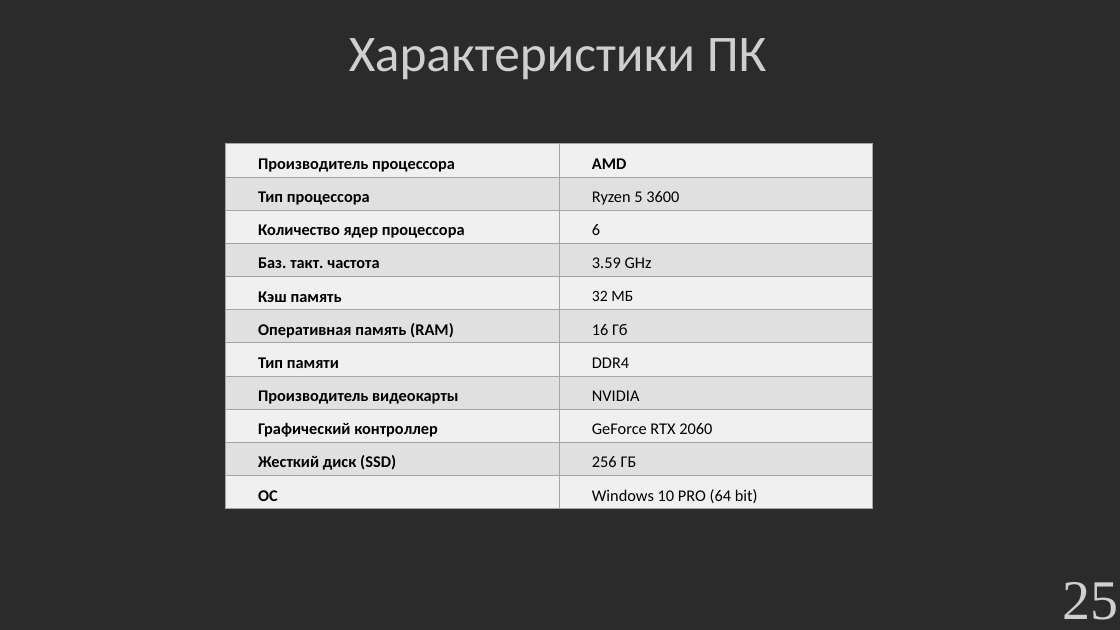
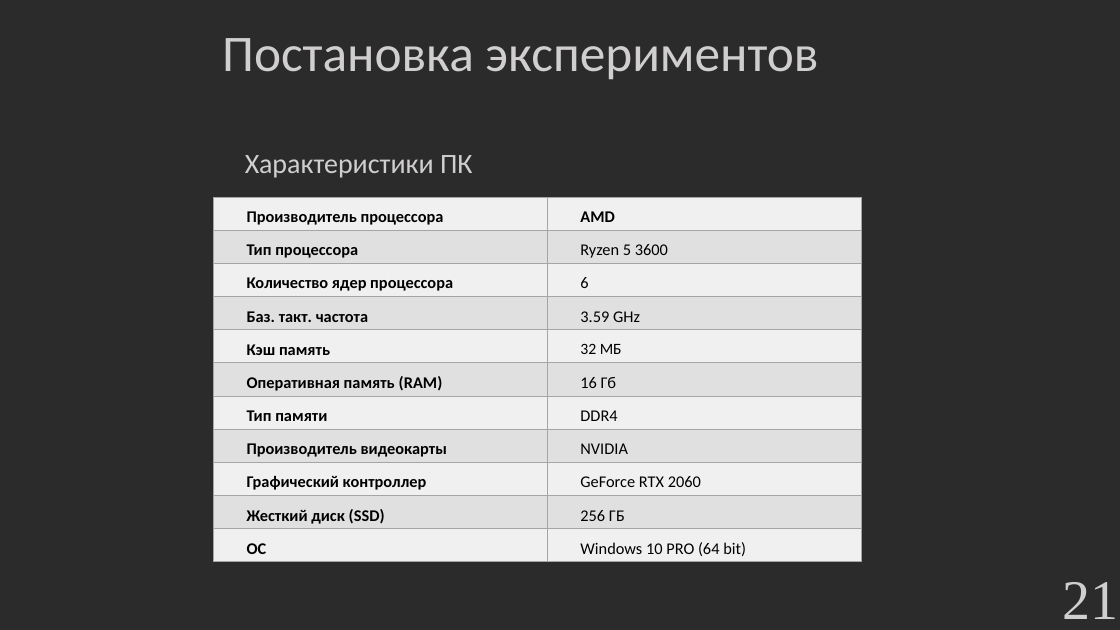
Before and after one commit to hetikk/diplom, a slide deck: slide 21 of docs/Презентация.pptx (slide 25 before the commit). Drawn at 1120x630 pixels with LibreOffice and Linux fonts; fonts in the diff are those of the drawing; background and template pictures are left out; a plain dark background stands for a picture behind light text. Boxes give left, top, right and bottom in pixels: in the first picture for what was removed or moved away, otherwise in the second. Text is boxed around its words. In the diff, an @@ line names an element or a change of style, - is before the commit and + after.

```diff
--- a/docs/Презентация.pptx
+++ b/docs/Презентация.pptx
@@ text added at [222, 38, 818, 80], 44 pt, text #D0CECE @@
+Постановка экспериментов
@@ text "Характеристики ПК": place and size @@
-text "Характеристики ПК" at [349, 38, 767, 80]
+text "Характеристики ПК" at [245, 155, 473, 178]
@@ text "Характеристики ПК" at [245, 155, 473, 178]: size 44 to 24 pt @@
@@ table: place and size @@
-table at [225, 144, 873, 508]
+table at [213, 197, 861, 562]
@@ page number at [1062, 582, 1118, 619]: text changed @@
-25
+21
```
Also in this commit, not shown: 15 other slides changed, 4 slides removed, 2 other files.
